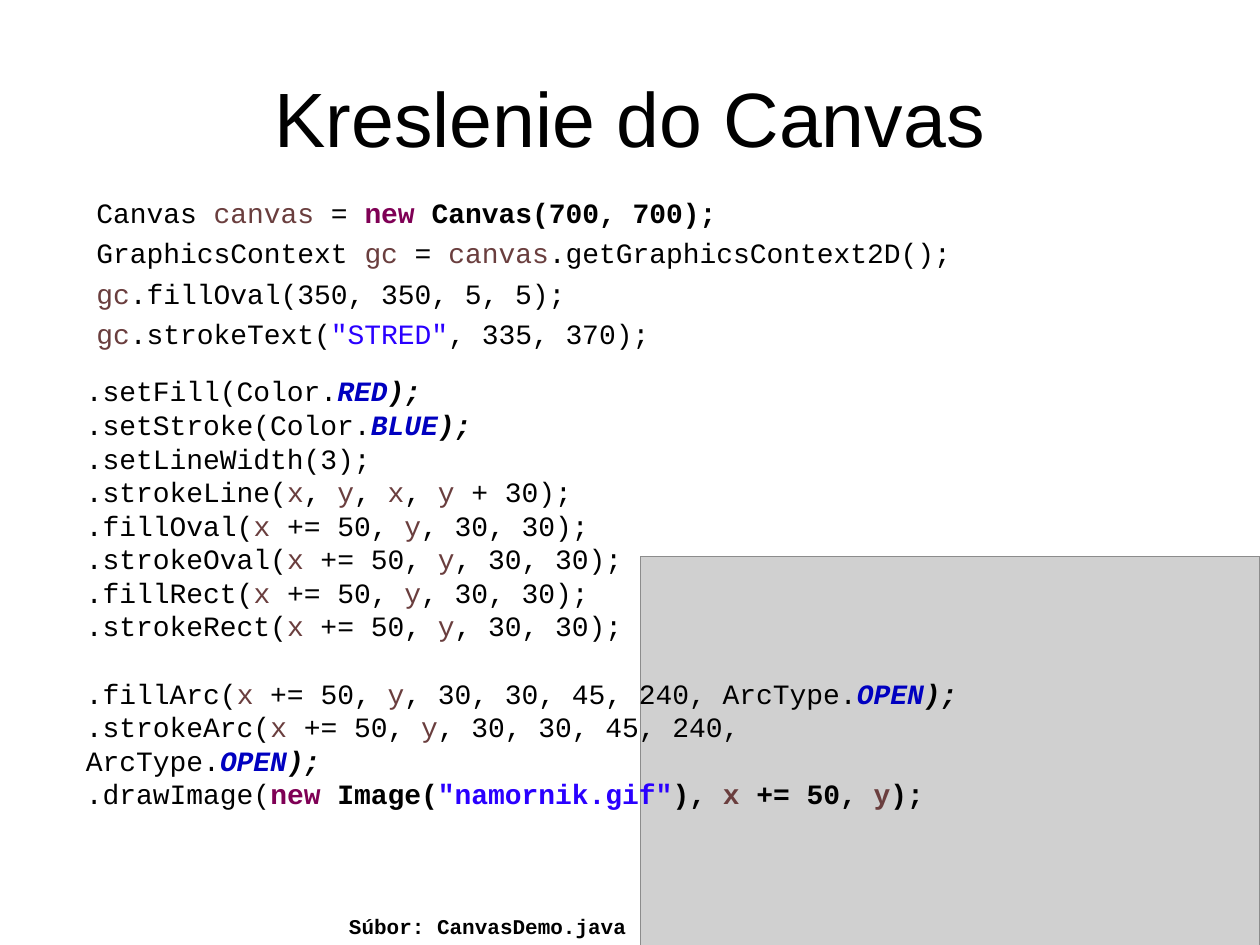
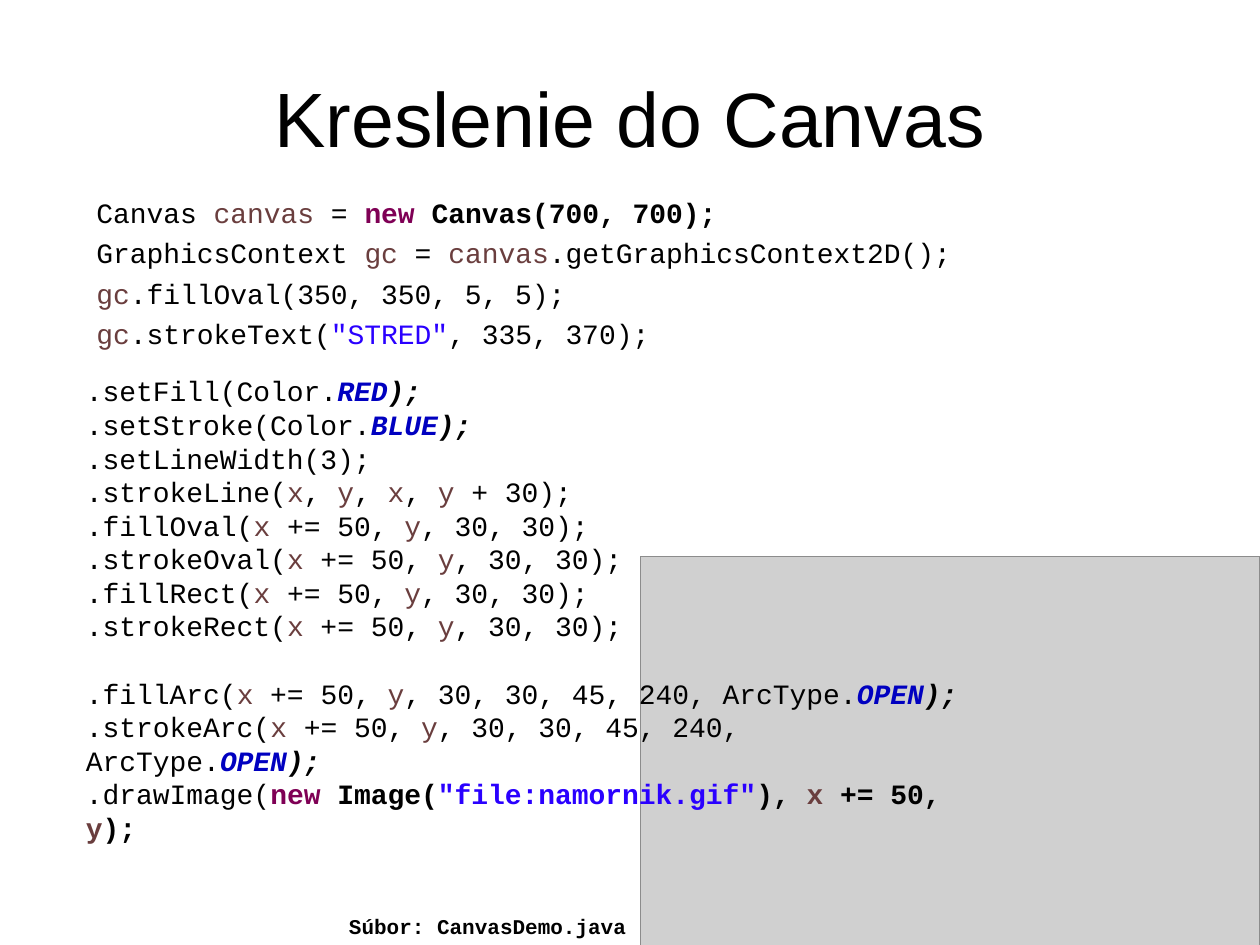
Before and after one commit to Programovanie4/Prednasky, a slide deck: slide 22 of 11/11_java.ppt. Drawn at 1260x945 pixels with LibreOffice and Linux fonts; fonts in the diff are those of the drawing; grey boxes stand for pictures. Boxes give left, top, right and bottom in pixels: in the first picture for what was removed or moved away, otherwise in the second. Text is boxed around its words. In the diff, an @@ line names an element or a change of style, - is before the commit and + after.

```diff
--- a/11/11_java.ppt
+++ b/11/11_java.ppt
@@ text at box(86, 785, 940, 844): text changed @@
-.drawImage(new Image("namornik.gif"), x += 50, y);
+.drawImage(new Image("file:namornik.gif"), x += 50, y);
```
Also in this commit, not shown: 1 other slide changed, 1 slide added, 1 slide removed, 3 other files.
